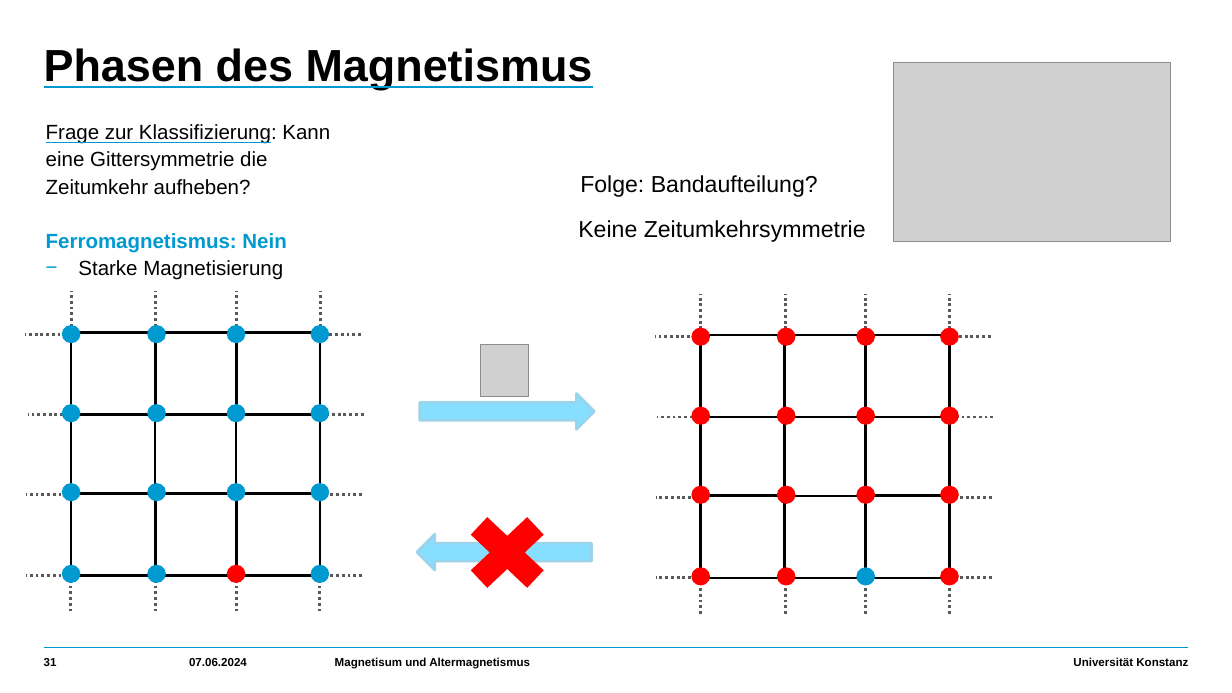
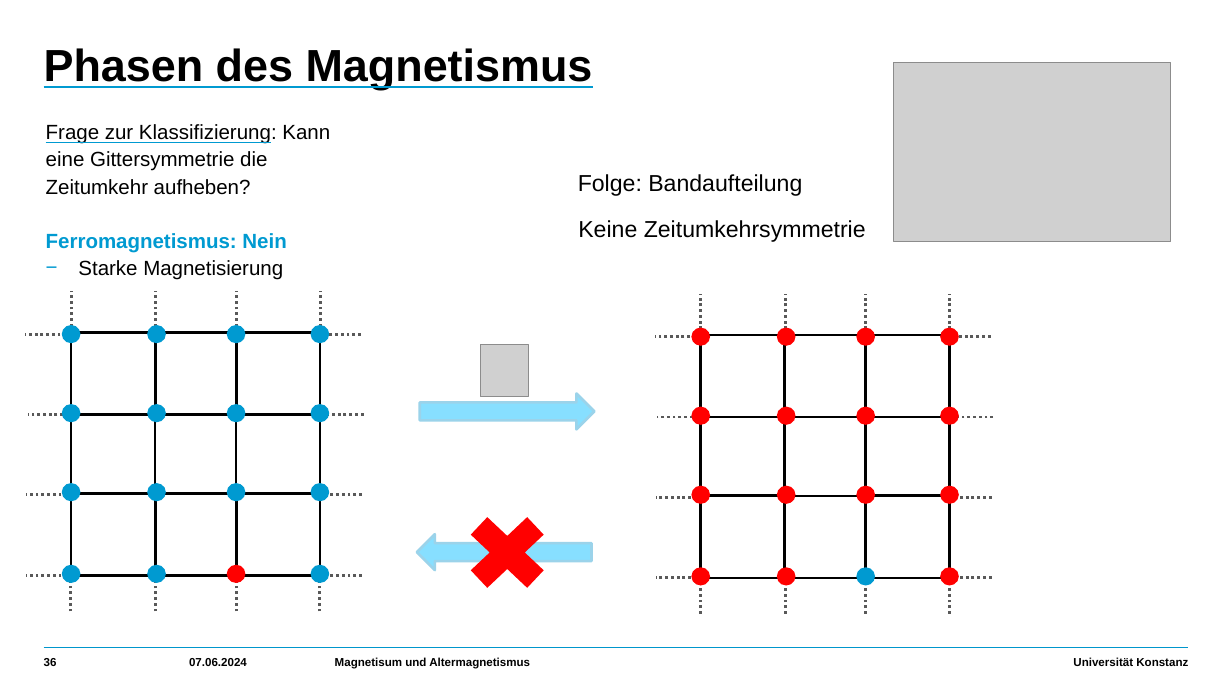
Before and after one commit to HolykingJulex/EstimateSeminar, a slide deck: slide 36 of Vortrag.pptx (slide 31 before the commit). Drawn at 1232x693 pixels with LibreOffice and Linux fonts; fonts in the diff are those of the drawing; grey boxes stand for pictures. Boxes give left, top, right and bottom in pixels: in the first picture for what was removed or moved away, otherwise in the second. Text is boxed around its words. In the diff, an @@ line names an element or a change of style, - is before the commit and + after.

```diff
--- a/Vortrag.pptx
+++ b/Vortrag.pptx
@@ text at (578, 174, 802, 196): text changed @@
-Folge: Bandaufteilung?
+Folge: Bandaufteilung
@@ page number at (44, 658, 57, 666): text changed @@
-31
+36
```
Also in this commit, not shown: 10 other slides changed, 7 slides added, 1 other file.
